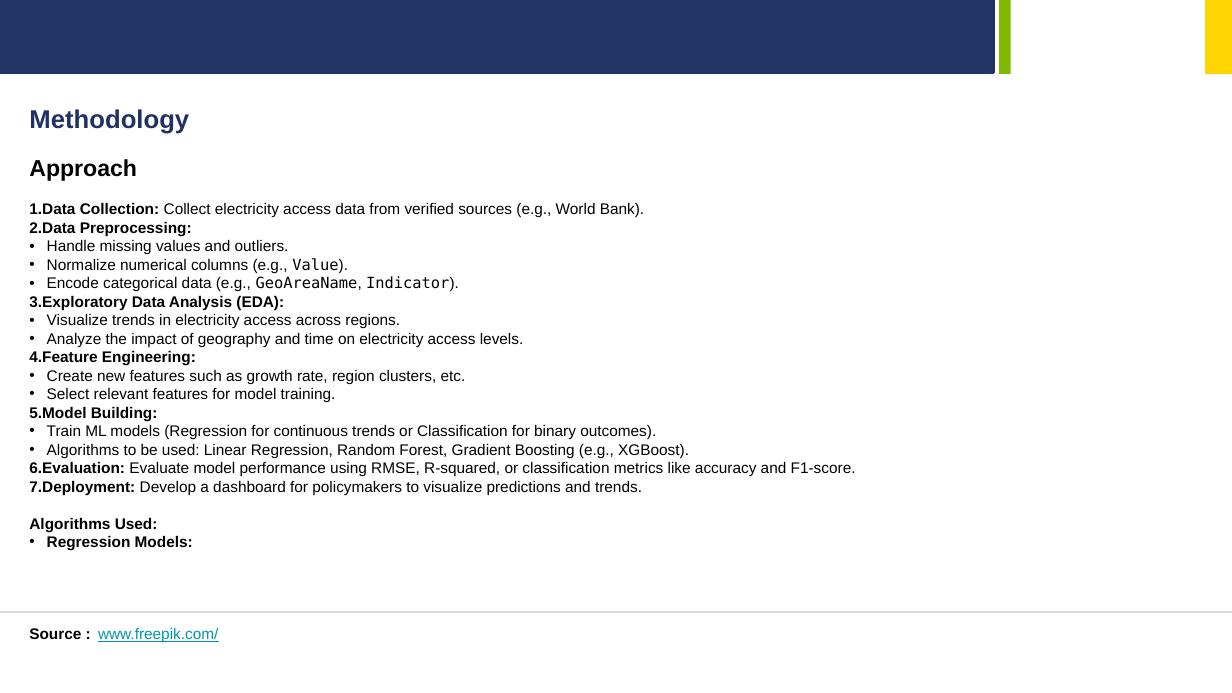
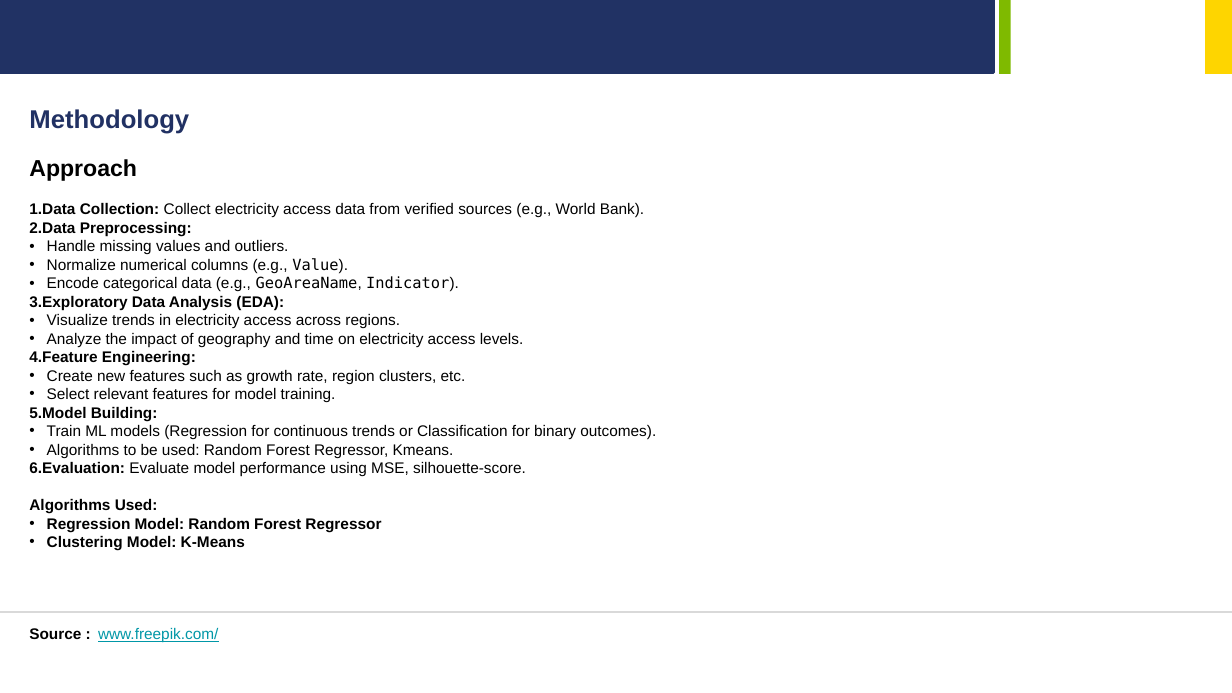
Before and after one commit to MrSaltyFish/gskillsWorkshopAI, a slide deck: slide 4 of finalProject/GreenSkills-AI-Case-Study.pptx. Drawn at 1232x693 pixels with LibreOffice and Linux fonts; fonts in the diff are those of the drawing; background and template pictures are left out. Boxes give left, top, right and bottom in pixels: in the first picture for what was removed or moved away, otherwise in the second. Text is boxed around its words. In the diff, an @@ line names an element or a change of style, - is before the commit and + after.

```diff
--- a/finalProject/GreenSkills-AI-Case-Study.pptx
+++ b/finalProject/GreenSkills-AI-Case-Study.pptx
@@ text at [29,444,526,477]: text changed @@
-• Algorithms to be used: Linear Regression, Random Forest, Gradient Boosting (e.g., XGBoost).
-6. Evaluation: Evaluate model performance using RMSE, R-squared, or classification metrics like accuracy and F1-score.
-7. Deployment: Develop a dashboard for policymakers to visualize predictions and trends.
+• Algorithms to be used: Random Forest Regressor, Kmeans.
+6. Evaluation: Evaluate model performance using MSE, silhouette-score.
@@ text at [47,518,381,551]: text changed @@
-• Regression Models:
+• Regression Model: Random Forest Regressor
+• Clustering Model: K-Means
```
Also in this commit, not shown: 2 other slides changed, 8 slides added, 1 slide removed, 13 other files.
